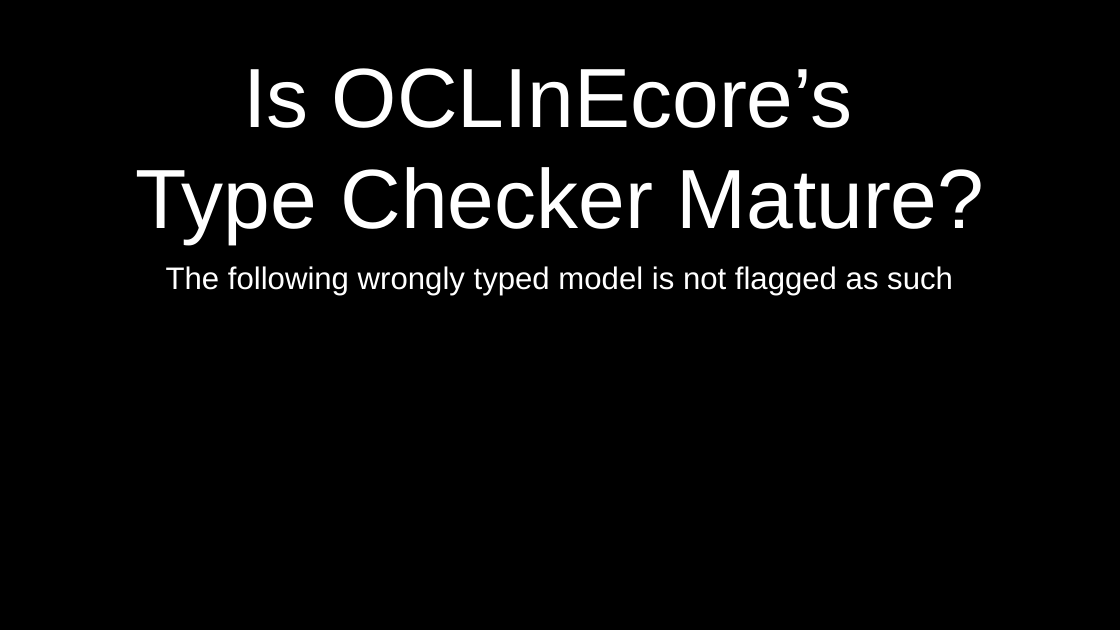
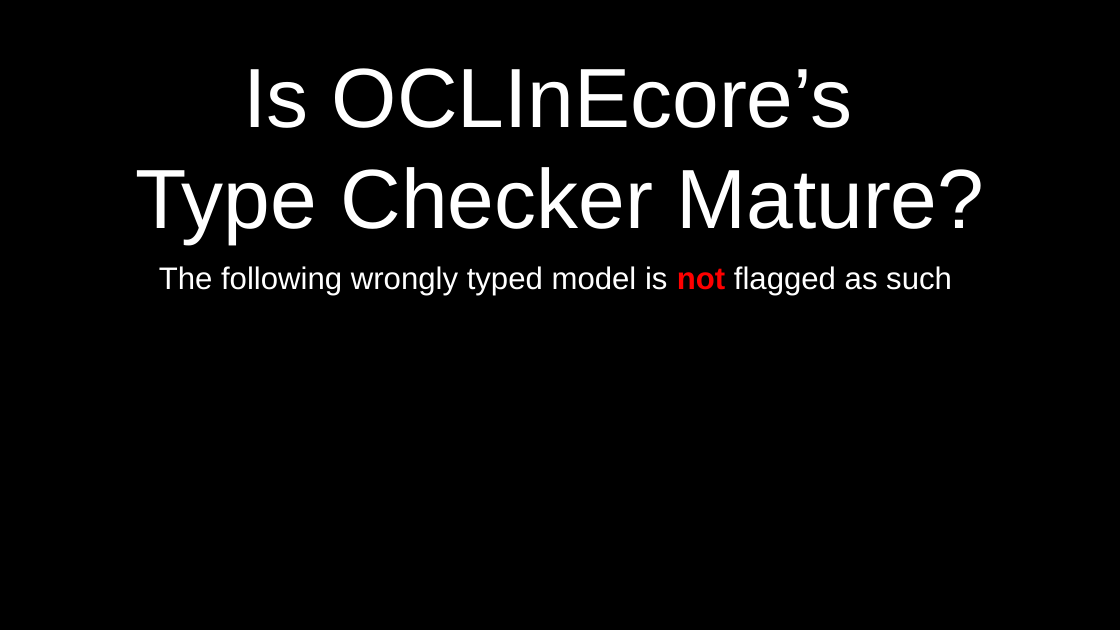
Before and after one commit to Open-MBEE/klang, a slide deck: slide 20 of presentations/LanguageStudy.pptx. Drawn at 1120x630 pixels with LibreOffice and Linux fonts; fonts in the diff are those of the drawing; background and template pictures are left out. Boxes give left, top, right and bottom in pixels: in the first picture for what was removed or moved away, otherwise in the second. Text is boxed around its words. In the diff, an @@ line names an element or a change of style, - is before the commit and + after.

```diff
--- a/presentations/LanguageStudy.pptx
+++ b/presentations/LanguageStudy.pptx
@@ text "The following wrongly typed model ..." at [159,266,952,296]: text colour #FFFFFF to #FF0000, bold on in "not" @@
```
Also in this commit, not shown: 15 other slides changed, 2 slides added, 2 slides removed.
